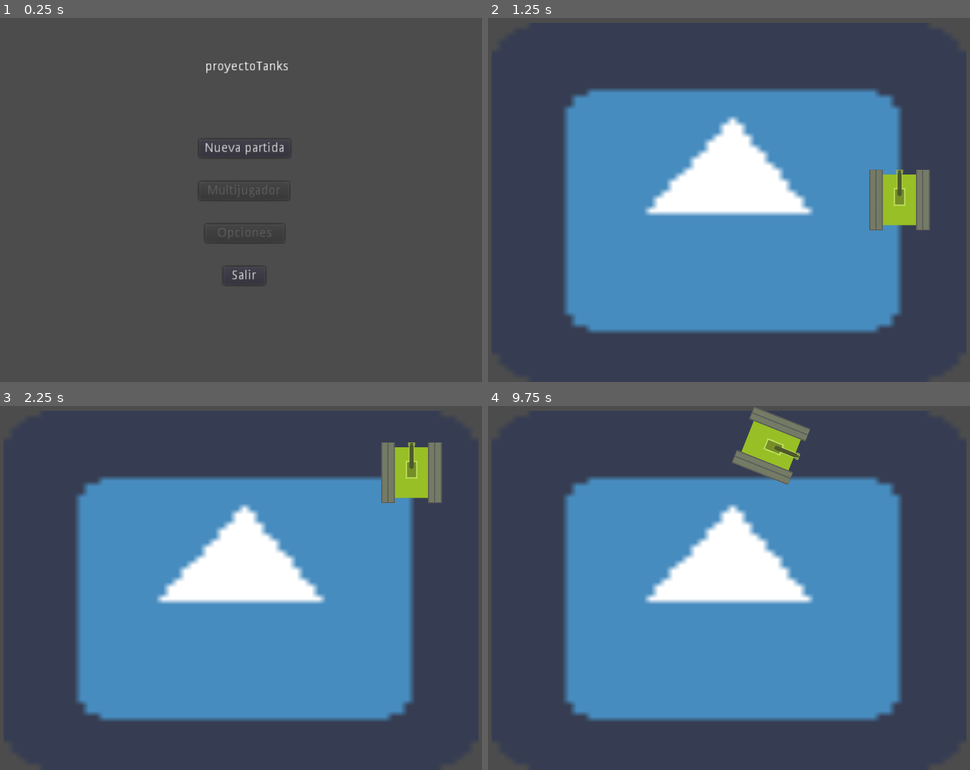
Above: before the commit, frames 1-4 (two rows, left to right).
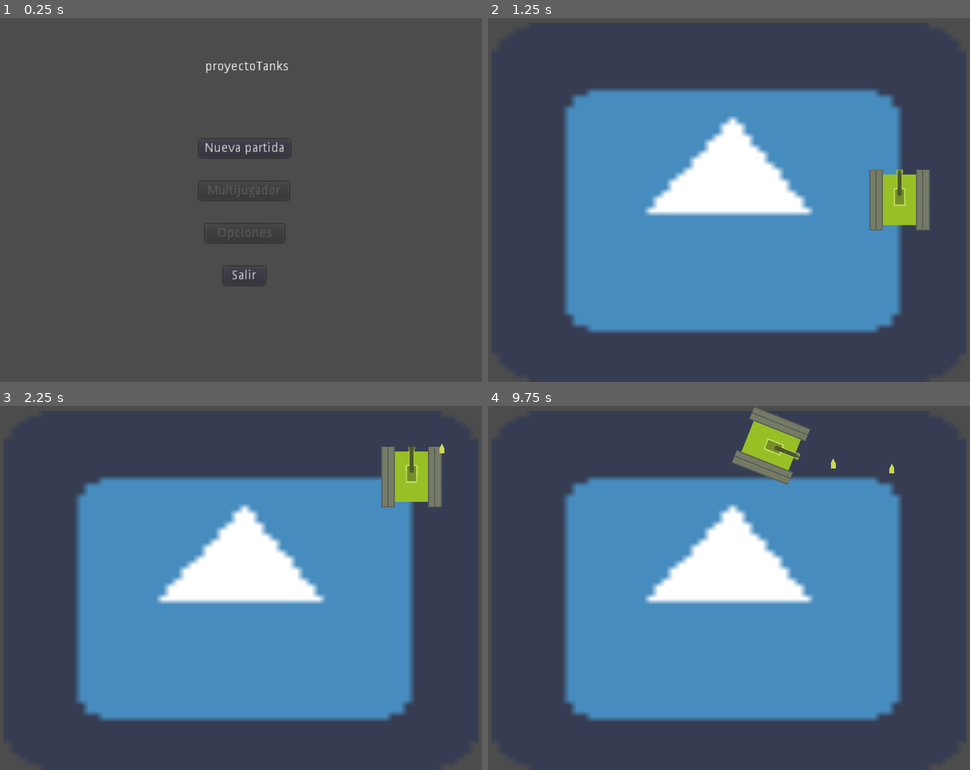
Above: after the commit, the same moments.

Repository: SergioJimenezM/proyectoTanks
Game: Godot game, scene res://escenas/MenuPrincipal.tscn
Two runs of this game, one before a commit and one after it. Both use one fixed random seed, a clock stepped at 60 frames per second and the inputs below. The engine's default icon, where the game draws it, is replaced by a stand-in: a white triangle on a blue panel in a dark square.
Inputs:
- Up to frame 1 (0.25 s): no input
- Up to frame 2 (1.25 s): click "Nueva partida" at 0.5 s
- Up to frame 3 (2.25 s): tap Enter at 1.25 s; hold Shift (ui_shoot, bound only after the commit) 1.28-2.03 s; hold Up (ui_up) from 1.28 s (still down); tap Shift (ui_shoot, bound only after the commit) at 2.1 s
- Up to frame 4 (9.75 s): release Up (ui_up) at 2.78 s; hold Shift (ui_shoot, bound only after the commit) 2.78-3.53 s; hold Left (ui_left) 2.78-4.28 s; tap Shift (ui_shoot, bound only after the commit) every 1.5 s from 3.6 to 9.6 s; hold Down (ui_down) 4.28-5.03 s; hold Shift (ui_shoot, bound only after the commit) 4.28-5.03 s; tap Space at 5 s; hold Right (ui_right) 5.03-5.78 s; hold Up (ui_up) 5.78-6.53 s; hold Shift (ui_shoot, bound only after the commit) 5.78-6.53 s; hold Right (ui_right) 6.53-8.78 s; hold Shift (ui_shoot, bound only after the commit) 7.28-8.03 s; hold Down (ui_down) 8.78-9.53 s; hold Shift (ui_shoot, bound only after the commit) 8.78-9.53 s; hold Left (ui_left) from 9.53 s (still down)

Frames 1-2 are identical in both runs. In frame 3, 1.1% of the frame differs, in the area x 79-93%, y 10-28%; in frame 4, less than 0.1%.

Commit message:
añadido un posible script de disparo, añadido un bug que permite salir del escenario disparando, el disparo nunca cambia de direccion y todavia colisiona con el jugador

Diff:
--- /dev/null
+++ b/proyectoTanks/escenas/bala.tscn
@@ -0,0 +1,20 @@
+[gd_scene load_steps=4 format=2]
+
+[ext_resource path="res://scripts/bala.gd" type="Script" id=1]
+[ext_resource path="res://sprites/balaAmarilla.png" type="Texture" id=2]
+
+[sub_resource type="RectangleShape2D" id=1]
+extents = Vector2( 7.97963, 16.0106 )
+
+[node name="bala" type="KinematicBody2D"]
+scale = Vector2( 0.5, 0.5 )
+collision_layer = 3
+collision_mask = 3
+script = ExtResource( 1 )
+
+[node name="Sprite" type="Sprite" parent="."]
+scale = Vector2( 0.5, 1 )
+texture = ExtResource( 2 )
+
+[node name="CollisionShape2D" type="CollisionShape2D" parent="."]
+shape = SubResource( 1 )
--- a/proyectoTanks/escenas/tankeJugador.tscn
+++ b/proyectoTanks/escenas/tankeJugador.tscn
@@ -6,7 +6,7 @@
 [sub_resource type="RectangleShape2D" id=1]
 extents = Vector2( 55.0525, 83.3725 )
 
-[node name="KinematicBody2D" type="KinematicBody2D"]
+[node name="jugador" type="KinematicBody2D"]
 scale = Vector2( 0.5, 0.5 )
 script = ExtResource( 1 )
 __meta__ = {
@@ -25,3 +25,6 @@
 __meta__ = {
 "_edit_lock_": true
 }
+
+[node name="Position2D" type="Position2D" parent="."]
+position = Vector2( 0.142848, -119.928 )
--- a/proyectoTanks/project.godot
+++ b/proyectoTanks/project.godot
@@ -27,6 +27,13 @@
 
 [input]
 
+ui_accept={
+"deadzone": 0.5,
+"events": [ Object(InputEventKey,"resource_local_to_scene":false,"resource_name":"","device":0,"alt":false,"shift":false,"control":false,"meta":false,"command":false,"pressed":false,"scancode":16777221,"unicode":0,"echo":false,"script":null)
+, Object(InputEventKey,"resource_local_to_scene":false,"resource_name":"","device":0,"alt":false,"shift":false,"control":false,"meta":false,"command":false,"pressed":false,"scancode":16777222,"unicode":0,"echo":false,"script":null)
+, Object(InputEventJoypadButton,"resource_local_to_scene":false,"resource_name":"","device":0,"button_index":0,"pressure":0.0,"pressed":false,"script":null)
+ ]
+}
 ui_select={
 "deadzone": 0.5,
 "events": [ Object(InputEventJoypadButton,"resource_local_to_scene":false,"resource_name":"","device":0,"button_index":3,"pressure":0.0,"pressed":false,"script":null)
@@ -38,10 +45,20 @@
 "events": [ Object(InputEventJoypadButton,"resource_local_to_scene":false,"resource_name":"","device":0,"button_index":1,"pressure":0.0,"pressed":false,"script":null)
  ]
 }
+ui_shoot={
+"deadzone": 0.5,
+"events": [ Object(InputEventKey,"resource_local_to_scene":false,"resource_name":"","device":0,"alt":false,"shift":false,"control":false,"meta":false,"command":false,"pressed":false,"scancode":16777237,"unicode":0,"echo":false,"script":null)
+ ]
+}
 
 [input_devices]
 
 pointing/emulate_touch_from_mouse=true
+
+[layer_names]
+
+2d_physics/layer_1="LimitesDelEscenario"
+2d_physics/layer_2="jugadores"
 
 [rendering]
 
--- /dev/null
+++ b/proyectoTanks/scripts/bala.gd
@@ -0,0 +1,15 @@
+extends KinematicBody2D
+
+var speed = 750
+var velocity = Vector2()
+
+func inicio(pos, dir):
+	rotation = dir
+	position = pos
+	velocity = Vector2(speed, 0).rotated(rotation)
+
+func _physics_process(delta):
+	var collision = move_and_collide(velocity*delta)
+	if collision:
+		queue_free()
+	pass
--- a/proyectoTanks/scripts/jugador.gd
+++ b/proyectoTanks/scripts/jugador.gd
@@ -5,6 +5,7 @@
 
 var velocity = Vector2()
 var rotationDir = 0
+var bala = load("res://escenas/bala.tscn")
 
 func get_input():
 	rotationDir = 0
@@ -19,6 +20,14 @@
 		velocity = Vector2(0, -speed).rotated(rotation)
 	if(Input.is_action_pressed("ui_cancel")):
 		pass
+	if(Input.is_action_pressed("ui_shoot")):
+		shot()
+		pass
+
+func shot():
+	var nuevaBala = bala.instance()
+	nuevaBala.inicio($Position2D.global_position, $Position2D.rotation)
+	get_parent().add_child(nuevaBala)
 
 func _physics_process(delta):
 	get_input()
Binary file added: proyectoTanks/sprites/balaAmarilla.png
Not shown, added: proyectoTanks/sprites/balaAmarilla.png.import
